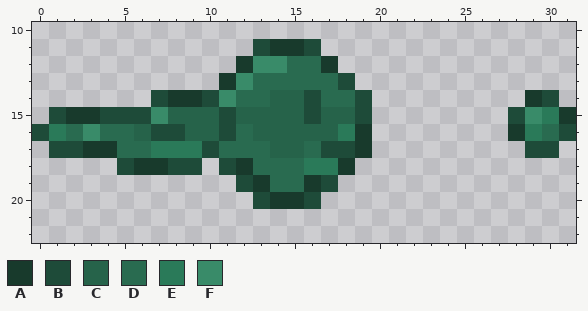
Pixel-art sprite -- Assets/Sprites/AttackAnim/Attack4.png. Above is the file before it was changed.
The file is 320x320 pixels, drawn in blocks of 10x10; one block is one cell here. Shown: x 0..31, y 10..22.
Palette (. is transparent): A #183a2c  B #1e4b39  C #26634a  D #296b50  E #2a7a59  F #398b69
Pixels before, first column x 0:
11 .............BAAB...............
12 ............AFFDDA..............
13 ...........AFDDDDDB.............
14 .......BAABFDDCCBDDB.........AB.
15 .BAABBBFCCCBCCCCBCCB........BFEA
16 BEDFDDCBBCCBDCCCCCEA........AEDB
17 .BBAADDEEEBDDDCCDBBA.........BB.
18 .....BAABB.BADDDEEA.............
19 ............BADDAB..............
20 .............BAAB...............
Once edited:
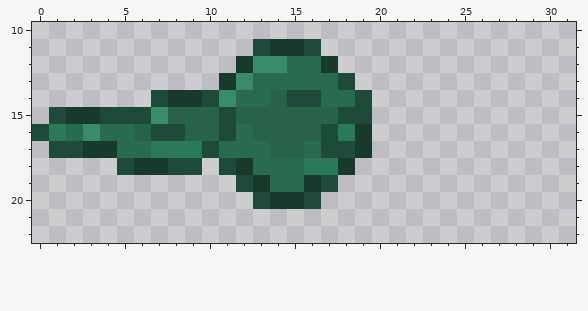
Message: Attack Animation Works
Edits made:
The edit turns colour C into colour B in row 14 at x 15; in row 15 at x 18; in row 16 at x 17.
The edit turns colour B into colour C in row 15 at x 16.
Colour A is removed in row 14 at x 29; in row 15 at x 31; in row 16 at x 28.
Colour B is removed in row 14 at x 30; in row 15 at x 28; in row 16 at x 31; in row 17 at x 29 to 30.
Colour D is removed in row 16 at x 30.
Colour E is removed in row 15 at x 30; in row 16 at x 29.
Colour F is removed in row 15 at x 29.
Pixel boxes of the changes (left, top, right, bottom) in both pictures:
changed: (287, 90, 355, 141)
erased: (508, 90, 576, 158)
